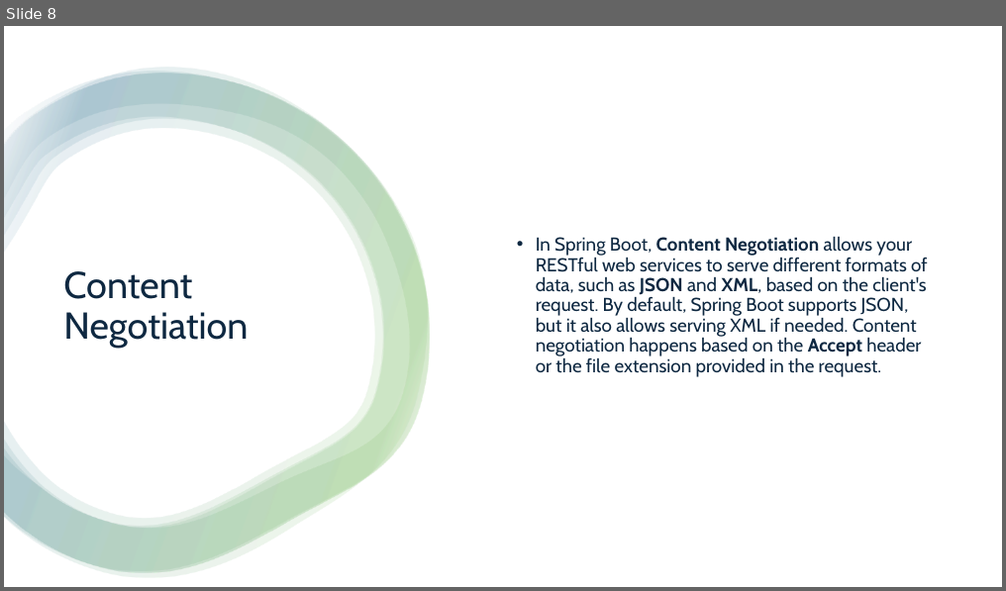
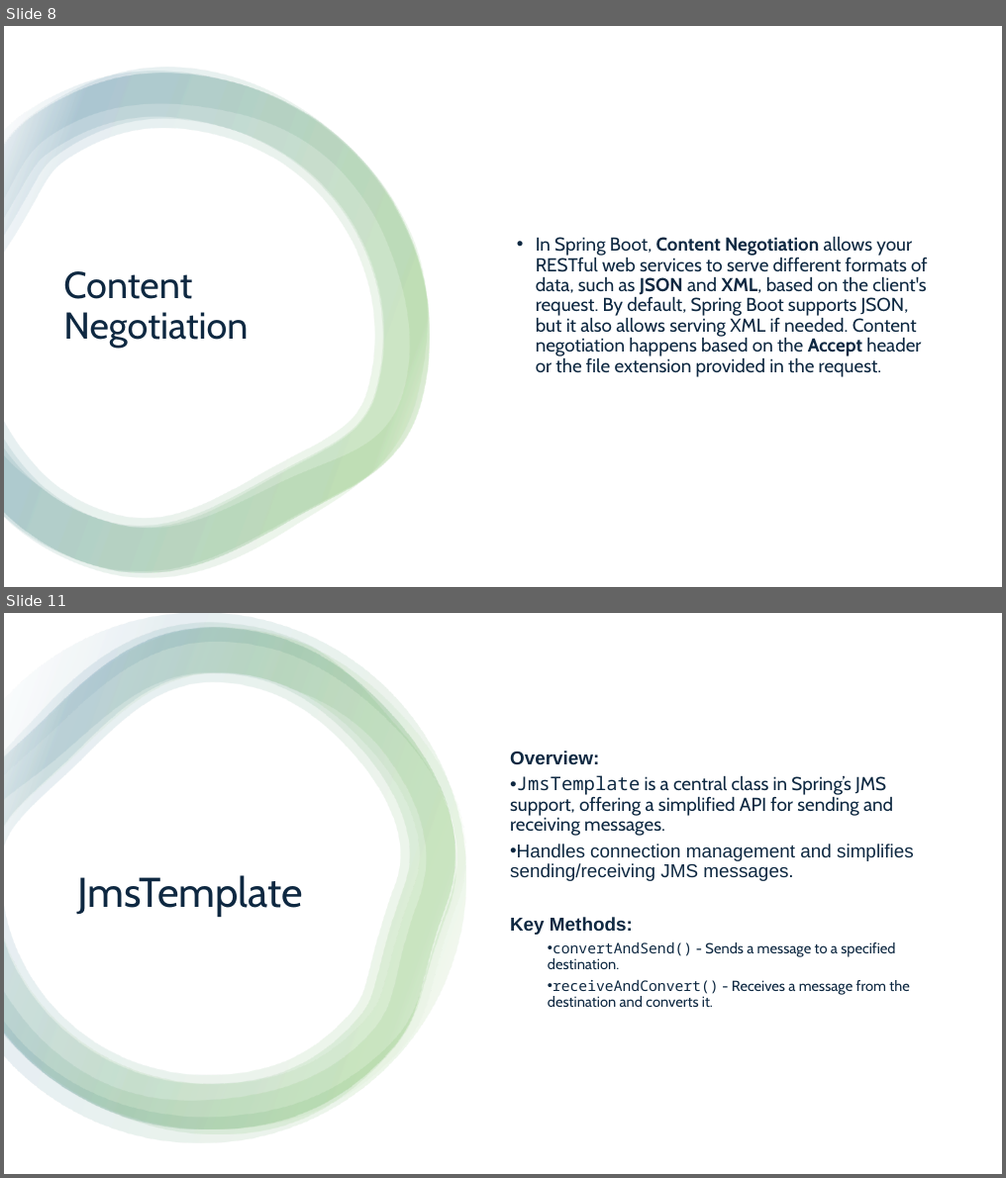
Before and after one commit to aprabhat/spring_boot_microservice, a slide deck: spring_boot.pptx. Shown one above the other, each under a label of ours: slide 8 before the commit, slides 8 and 11 after it; the slides between them are not shown. The pictures are 1006x591 and 1006x1178 pixels, drawn with LibreOffice and Linux fonts; fonts in the diff are those of the drawing. Boxes give left, top, right and bottom in pixels: in the first picture for what was removed or moved away, otherwise in the second. Text is boxed around its words. In the diff, an @@ line names an element or a change of style, - is before the commit and + after.

```diff
--- a/spring_boot.pptx
+++ b/spring_boot.pptx
@@ slide 11 added at (4, 613, 1002, 1174), background #FFFFFF @@
@@ rectangle added at (4, 613, 1002, 1174), fill #FFFFFF @@
@@ group added at (4, 613, 466, 1144): 5 freeform shapes @@
@@ text added at (510, 751, 914, 1007), 18 pt, text #0E2841 @@
+Overview:
+• JmsTemplate is a central class in Spring’s JMS support, offering a simplified API for sending and receiving messages.
+• Handles connection management and simplifies sending/receiving JMS messages.
+Key Methods:
+  • convertAndSend() - Sends a message to a specified destination.
+  • receiveAndConvert() - Receives a message from the destination and converts it.
@@ title added at (77, 875, 303, 917), 40 pt, text #0E2841 @@
+JmsTemplate
```
Also in this commit, not shown: 3 slides changed, 1 other slide added, 1 other file.
